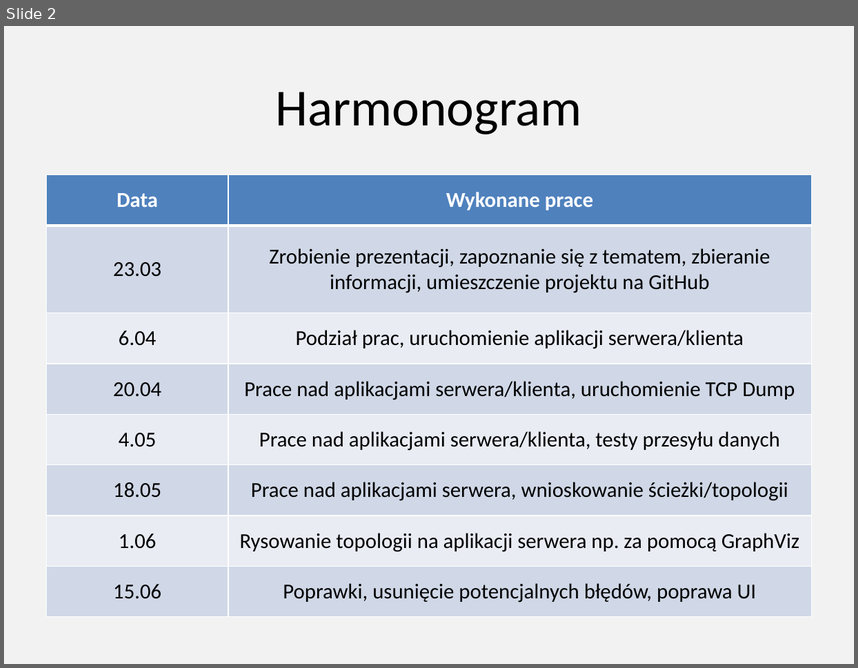
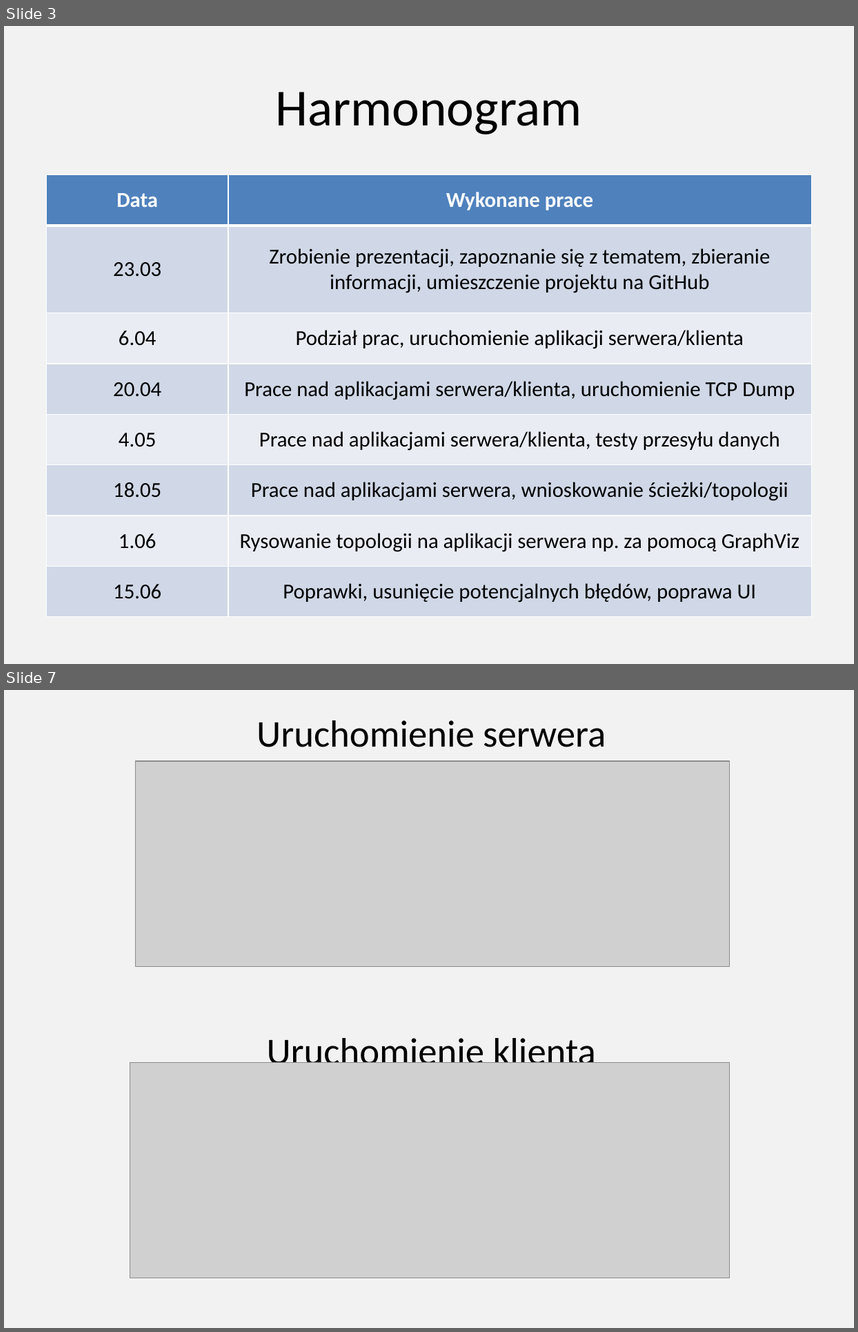
Before and after one commit to mateuszbyczkowski/Byczkowski_Dominiak_MonitorRuchuSieci, a slide deck: Byczkowski_Dominiak_Projekt_Podstawy_Teleinformatyki.pptx. Shown one above the other, each under a label of ours: slide 2 before the commit, slides 3 and 7 after it; the slides between them are not shown. The pictures are 858x668 and 858x1332 pixels, drawn with LibreOffice and Linux fonts; fonts in the diff are those of the drawing; grey boxes stand for pictures. Boxes give left, top, right and bottom in pixels: in the first picture for what was removed or moved away, otherwise in the second. Text is boxed around its words. In the diff, an @@ line names an element or a change of style, - is before the commit and + after.

```diff
--- a/Byczkowski_Dominiak_Projekt_Podstawy_Teleinformatyki.pptx
+++ b/Byczkowski_Dominiak_Projekt_Podstawy_Teleinformatyki.pptx
@@ slide 7 added at [4,690,854,1328], background #F2F2F2 @@
@@ text added at [257,720,606,1063], 32 pt, text #000000 @@
+Uruchomienie serwera
+Uruchomienie klienta
@@ picture added at [135,761,729,967] @@
@@ picture added at [130,1063,729,1277] @@
@@ what was slide 2 is now slide 3 @@
```
Also in this commit, not shown: 2 slides changed, 7 other slides added.
